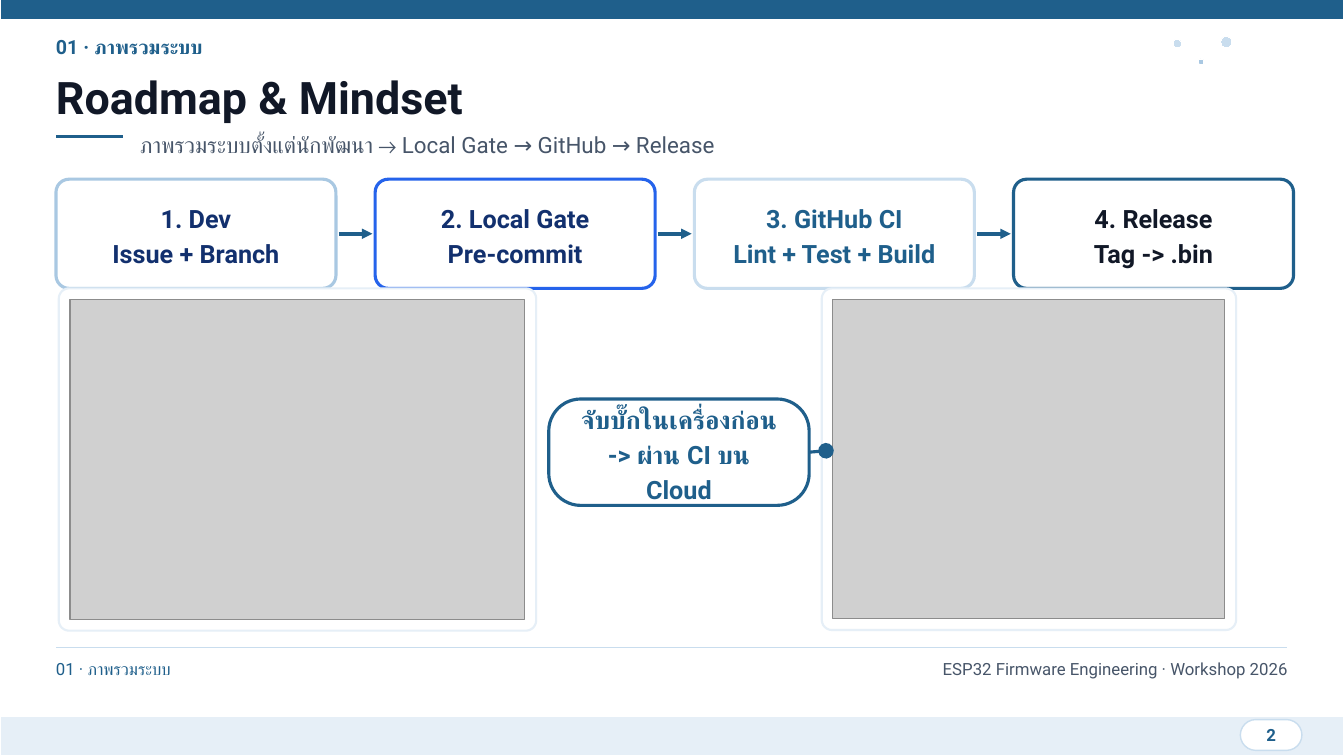
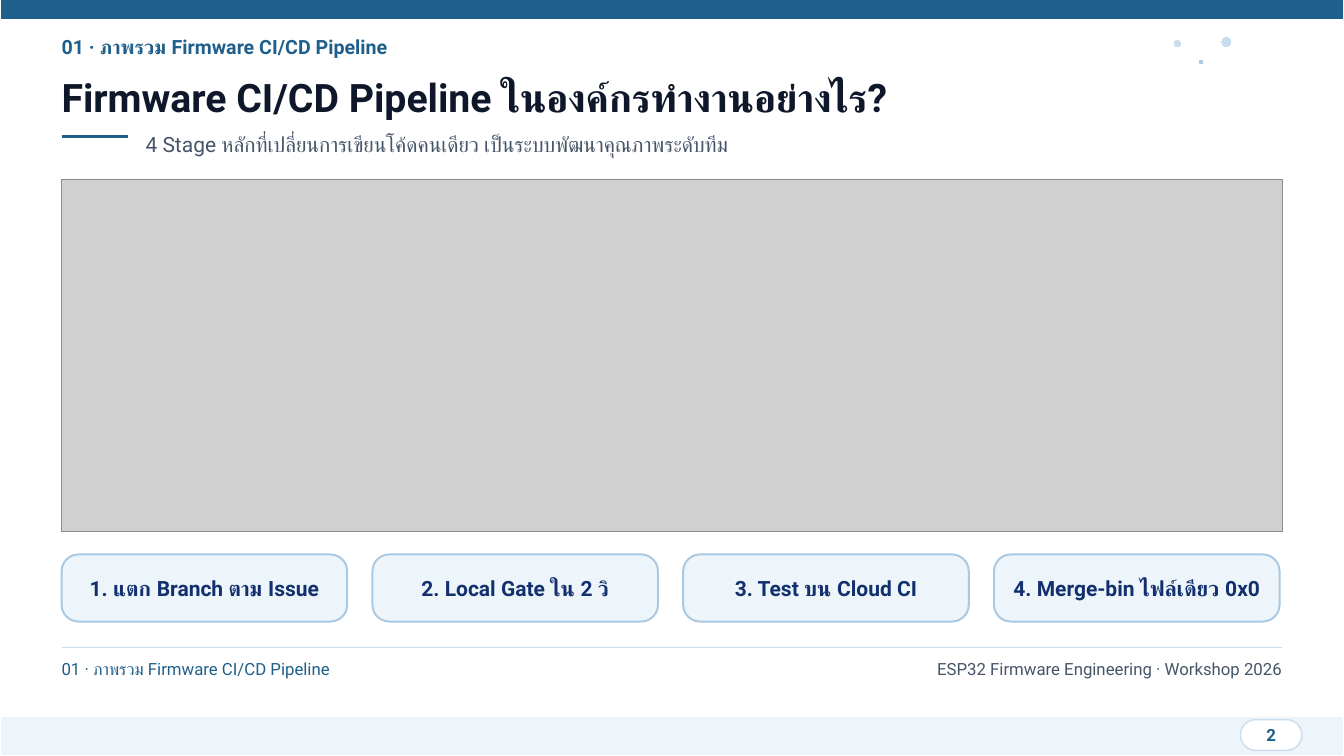
Before and after one commit to SavEe2429/git-practice, a slide deck: slide 2 of presentation/ESP32_Git_CICD_Workshop.pptx. Drawn at 1344x756 pixels with LibreOffice and Linux fonts; fonts in the diff are those of the drawing; grey boxes stand for pictures. Boxes give left, top, right and bottom in pixels: in the first picture for what was removed or moved away, otherwise in the second. Text is boxed around its words. In the diff, an @@ line names an element or a change of style, - is before the commit and + after.

Commit message:
docs(workshop): redesign presentation slides and update workshop materials

```diff
--- a/presentation/ESP32_Git_CICD_Workshop.pptx
+++ b/presentation/ESP32_Git_CICD_Workshop.pptx
@@ text at [62,39,388,58]: text changed @@
-01 · ภาพรวมระบบ
+01 · ภาพรวม Firmware CI/CD Pipeline
@@ text at [62,81,887,120]: text changed; size 32 to 28 pt; text colour #111827 to #0F172A @@
-Roadmap & Mindset
+Firmware CI/CD Pipeline ในองค์กรทำงานอย่างไร?
@@ rectangle: place and size @@
-rectangle at [56,134,124,138]
+rectangle at [62,134,129,138]
@@ text at [146,136,728,159]: text changed; size 16 to 15 pt @@
-ภาพรวมระบบตั้งแต่นักพัฒนา → Local Gate → GitHub → Release
+4 Stage หลักที่เปลี่ยนการเขียนโค้ดคนเดียว เป็นระบบพัฒนาคุณภาพระดับทีม
@@ rounded rectangle removed at [56,179,337,288] @@
-1. Dev
-Issue + Branch
@@ picture added at [62,179,1282,532] @@
@@ rounded rectangle removed at [375,179,655,288] @@
-2. Local Gate
-Pre-commit
@@ rounded rectangle removed at [695,179,975,288] @@
-3. GitHub CI
-Lint + Test + Build
@@ rounded rectangle removed at [1014,179,1295,288] @@
-4. Release
-Tag -> .bin
@@ arrow removed from (339, 234) to (372, 234) @@
@@ arrow removed from (658, 234) to (692, 234) @@
@@ arrow removed from (977, 234) to (1011, 234) @@
@@ rounded rectangle removed at [58,288,536,631] @@
@@ picture removed at [70,299,524,619] @@
@@ rounded rectangle removed at [822,288,1236,630] @@
@@ picture removed at [833,299,1225,619] @@
@@ rounded rectangle removed at [548,399,809,506] @@
-จับบั๊กในเครื่องก่อน
--> ผ่าน CI บน Cloud
@@ arrow removed from (810, 453) to (826, 451) @@
@@ rounded rectangle added at [62,555,347,622], fill #EEF5FA, outline #A9C8E2 1.4 pt @@
@@ rounded rectangle added at [372,555,657,622], fill #EEF5FA, outline #A9C8E2 1.4 pt @@
@@ rounded rectangle added at [684,555,969,622], fill #EEF5FA, outline #A9C8E2 1.4 pt @@
@@ rounded rectangle added at [994,555,1279,622], fill #EEF5FA, outline #A9C8E2 1.4 pt @@
@@ text added at [90,580,319,597], 15 pt, text #12306E, bold @@
+1. แตก Branch ตาม Issue
@@ text added at [421,579,609,597], 15 pt, text #12306E, bold @@
+2. Local Gate ใน 2 วิ
@@ text added at [735,580,917,597], 15 pt, text #12306E, bold @@
+3. Test บน Cloud CI
@@ text added at [1013,579,1260,601], 15 pt, text #12306E, bold @@
+4. Merge-bin ไฟล์เดียว 0x0
@@ rectangle: place and size @@
-rectangle at [56,647,1289,648]
+rectangle at [62,647,1282,648]
@@ text "ESP32 Firmware Engineering · Workshop ...": place and size @@
-text "ESP32 Firmware Engineering · Workshop ..." at [943,662,1288,679]
+text "ESP32 Firmware Engineering · Workshop ..." at [937,662,1282,679]
@@ text at [62,662,329,679]: text changed @@
-01 · ภาพรวมระบบ
+01 · ภาพรวม Firmware CI/CD Pipeline
```
Also in this commit, not shown: 3 other slides changed, 28 slides added, 14 slides removed, 28 other files.
